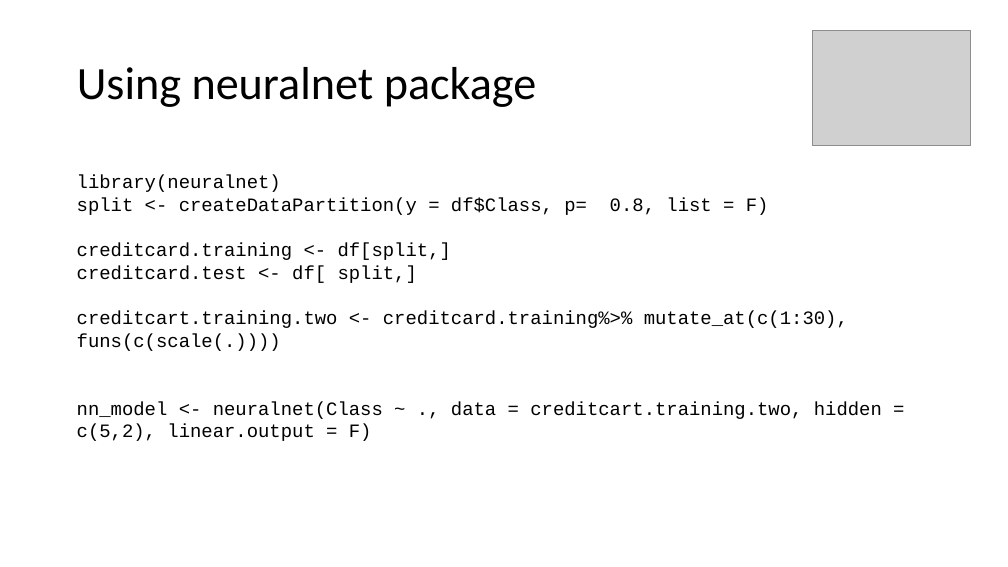
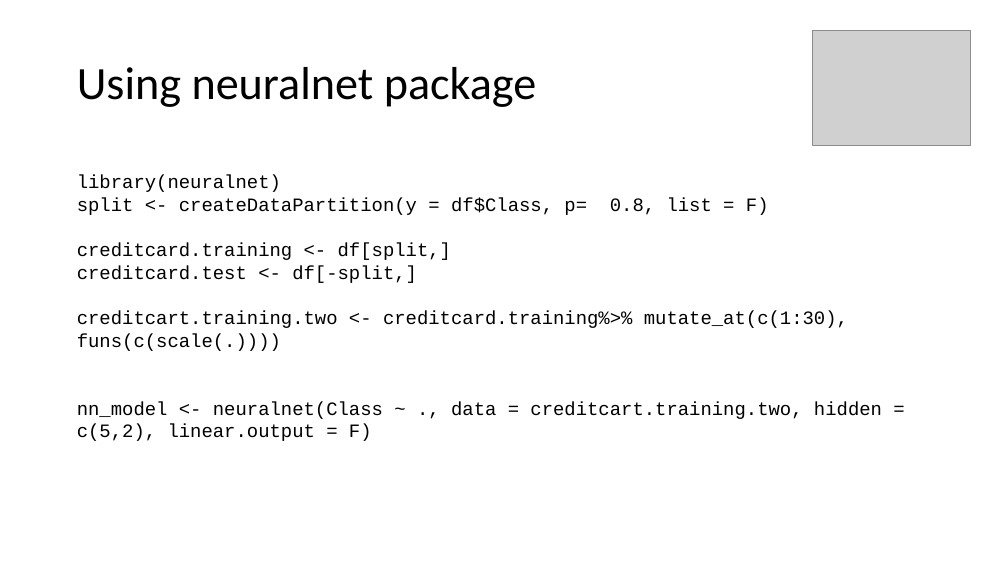
Before and after one commit to EconMike/MachineLearningClassNNR, a slide deck: slide 17 of ML Supervised Classification.pptx. Drawn at 1008x567 pixels with LibreOffice and Linux fonts; fonts in the diff are those of the drawing; grey boxes stand for pictures. Boxes give left, top, right and bottom in pixels: in the first picture for what was removed or moved away, otherwise in the second. Text is boxed around its words. In the diff, an @@ line names an element or a change of style, - is before the commit and + after.

```diff
--- a/ML Supervised Classification.pptx
+++ b/ML Supervised Classification.pptx
@@ text at box(77, 265, 417, 283): text changed @@
-creditcard.test <- df[ split,]
+creditcard.test <- df[-split,]
```
Also in this commit, not shown: 2 other slides changed, 1 other file.
